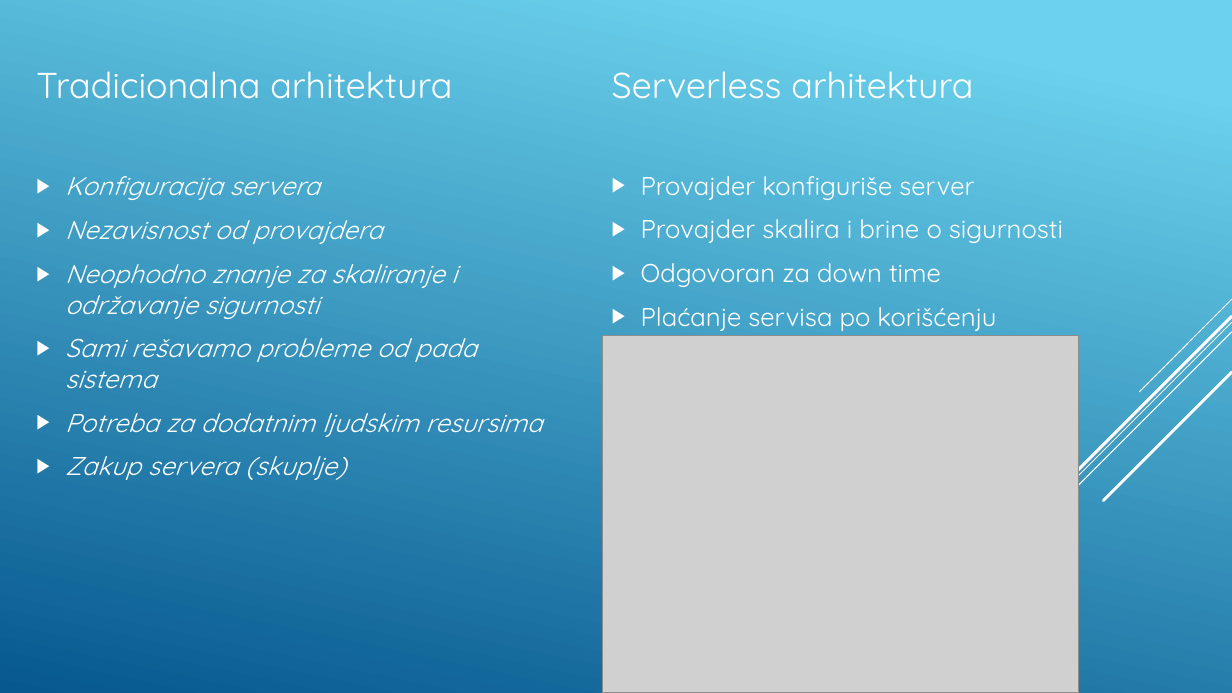
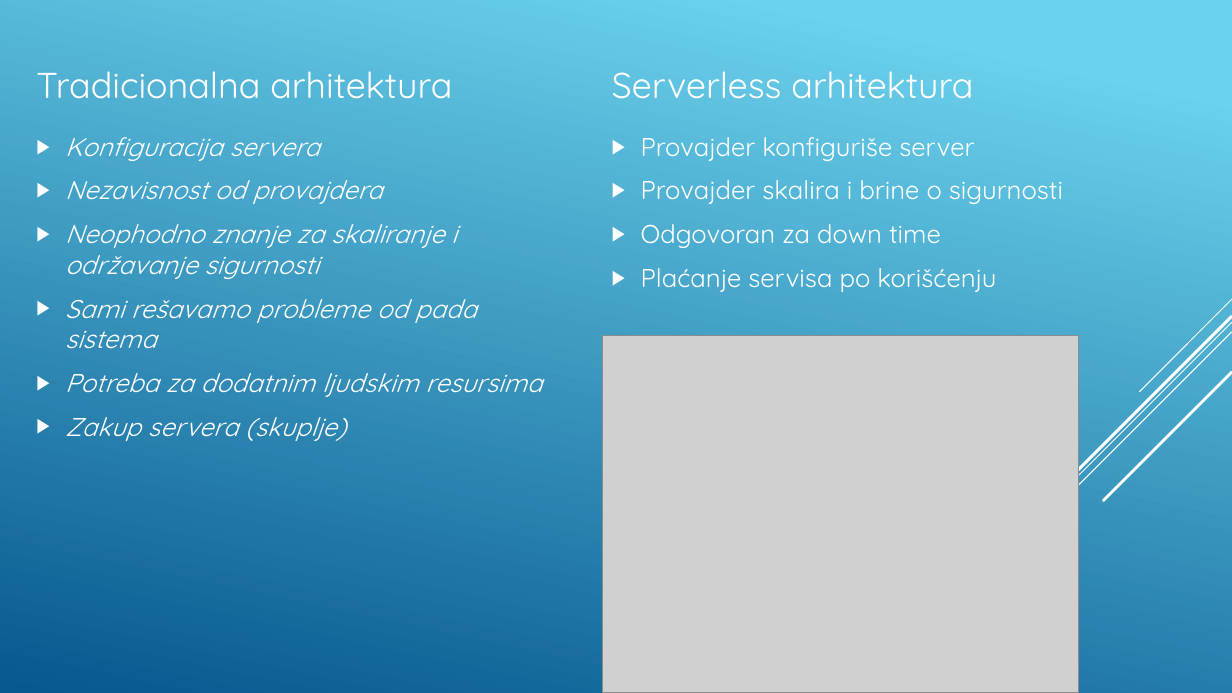
Before and after one commit to TeaMitic/SOA, a slide deck: slide 3 of OpenWhisk Presentation/OpenWhisk.pptx. Drawn at 1232x693 pixels with LibreOffice and Linux fonts; fonts in the diff are those of the drawing; grey boxes stand for pictures. Boxes give left, top, right and bottom in pixels: in the first picture for what was removed or moved away, otherwise in the second. Text is boxed around its words. In the diff, an @@ line names an element or a change of style, - is before the commit and + after.

```diff
--- a/OpenWhisk Presentation/OpenWhisk.pptx
+++ b/OpenWhisk Presentation/OpenWhisk.pptx
@@ text "Konfiguracija servera": place and size @@
-text "Konfiguracija servera" at (65,176,543,480)
+text "Konfiguracija servera" at (65,137,543,441)
@@ text "Provajder konfiguriše server": place and size @@
-text "Provajder konfiguriše server" at (641,176,1063,331)
+text "Provajder konfiguriše server" at (641,137,1063,292)
```
Also in this commit, not shown: 3 other slides changed.
